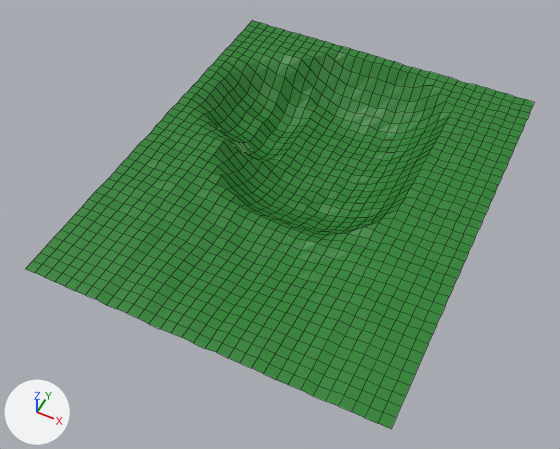
A saved change to the Blender file DementiaVRExperience/Assets/Models/TerrainTemp.blend.
Rendered twice from a camera (50 mm lens) standing at (34.6, -84.6, 84.3) and looking at (-2.0, -11.3, -7.4). Lighting does not change. The marker at lower left points along +X, +Y and +Z. Mesh edges are drawn as thin lines.
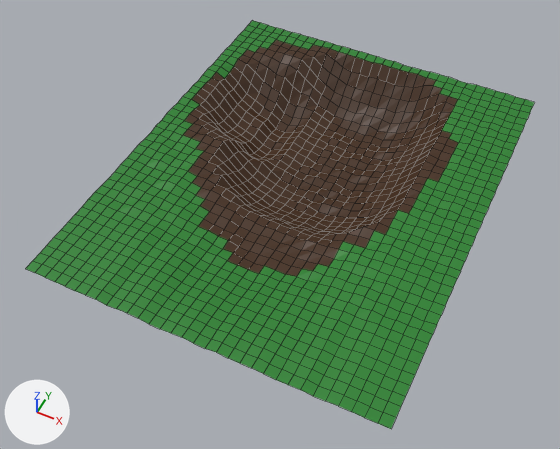
What differs and where, as boxes (x1, y1, x2, y2) in the pictures (560 x 449 px):
part 1 of me_plane_001, recoloured (green to brown): (183, 40, 458, 277) in both

The edits, one by one:
Material 'Dirt' (mat_dirt) is new.
Its base color is (0.0578, 0.022, 0.00538) (brown #442910).
me_plane_001 has 1353 vertices, 1280 faces and spans x -1.0..1.0, y -1.49..1.0, z -0.33..0.0.
me_plane_001 is used by ob_plane_001; location (0.0, 0.0, 0.0); scale (27.1, 27.1, 27.1).
me_plane_001 part 1: 595 of the faces centred in x -0.91..0.66, y -0.91..0.91, z -0.32..0.0 switch from mat_grass (green #27832c) to mat_dirt (brown #442910).
